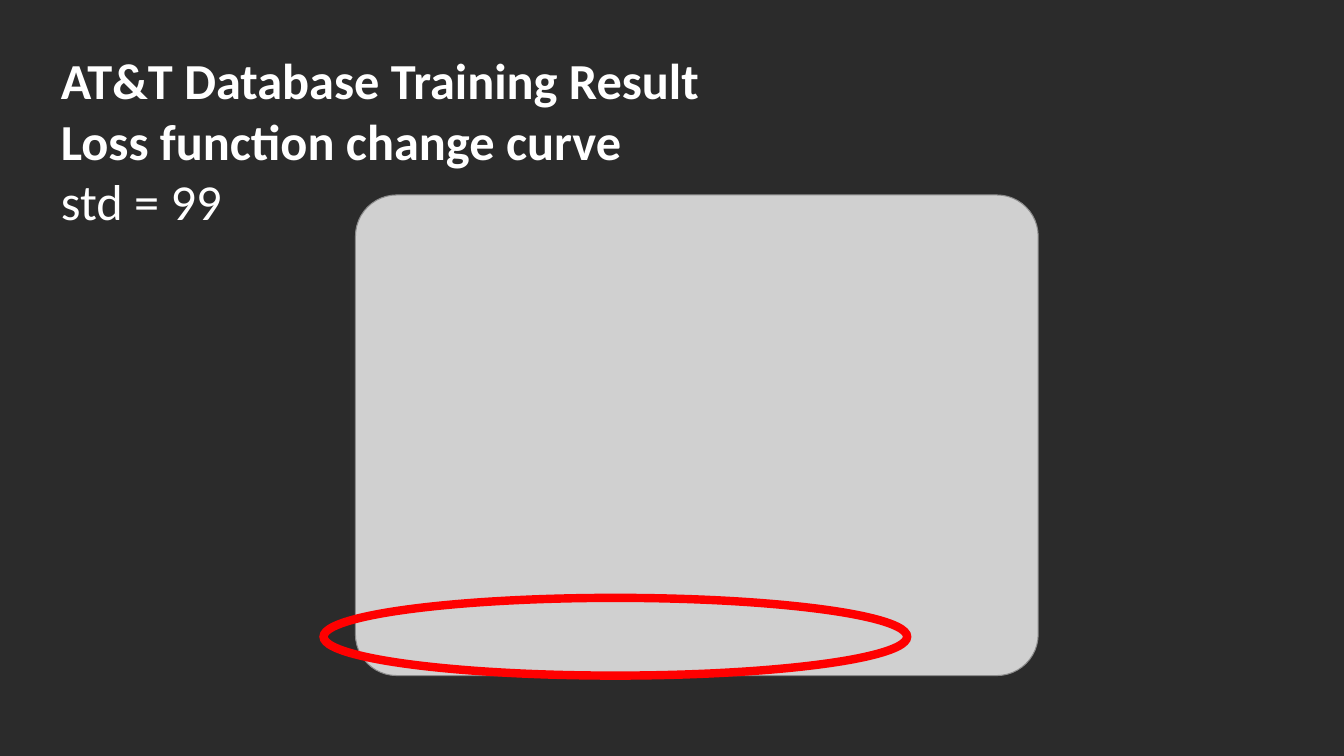
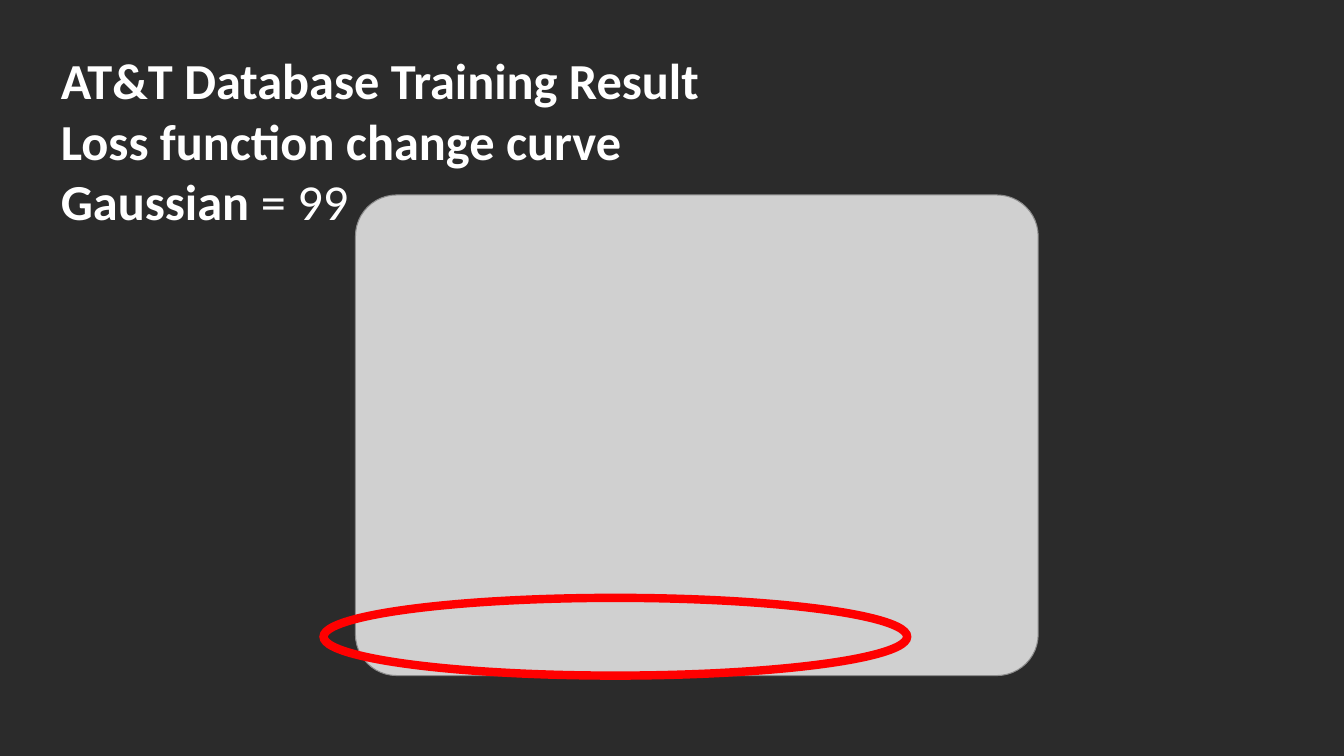
Before and after one commit to YI-0924/Face_Identificcation, a slide deck: slide 20 of MidtermPresent.pptx. Drawn at 1344x756 pixels with LibreOffice and Linux fonts; fonts in the diff are those of the drawing; grey boxes stand for pictures; background and template pictures are left out; a plain dark background stands for a picture behind light text. Boxes give left, top, right and bottom in pixels: in the first picture for what was removed or moved away, otherwise in the second. Text is boxed around its words. In the diff, an @@ line names an element or a change of style, - is before the commit and + after.

```diff
--- a/MidtermPresent.pptx
+++ b/MidtermPresent.pptx
@@ text at [61, 184, 348, 221]: text changed; bold on @@
-std = 99
+Gaussian = 99
```
Also in this commit, not shown: 13 other slides changed.
